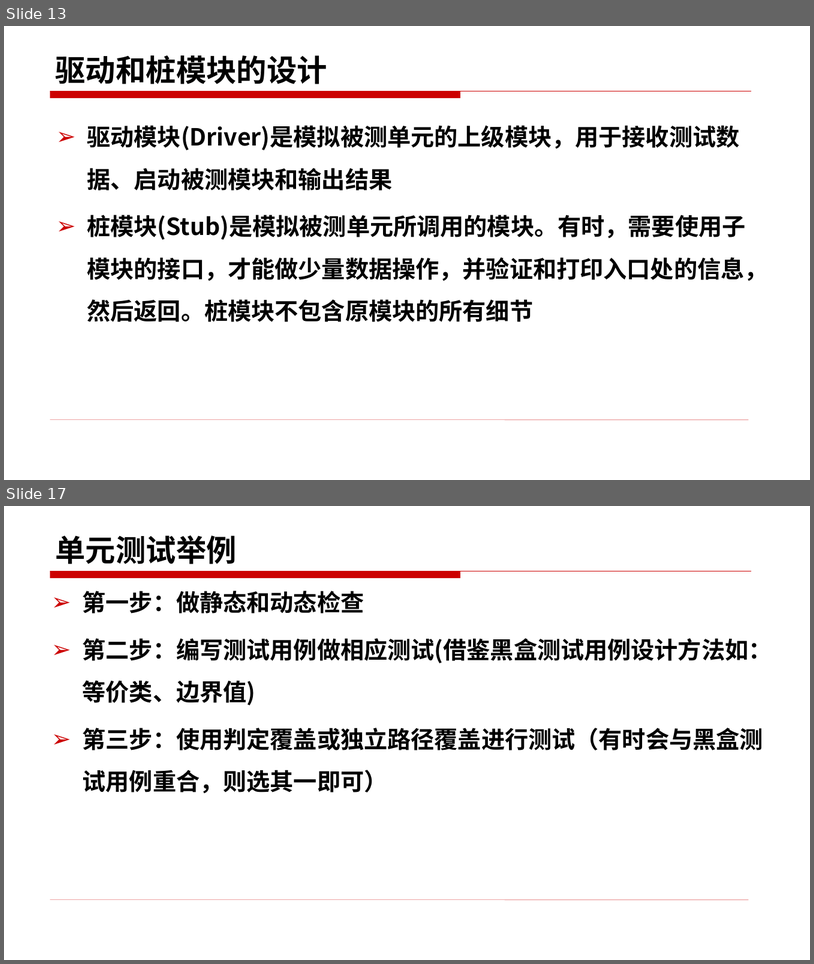
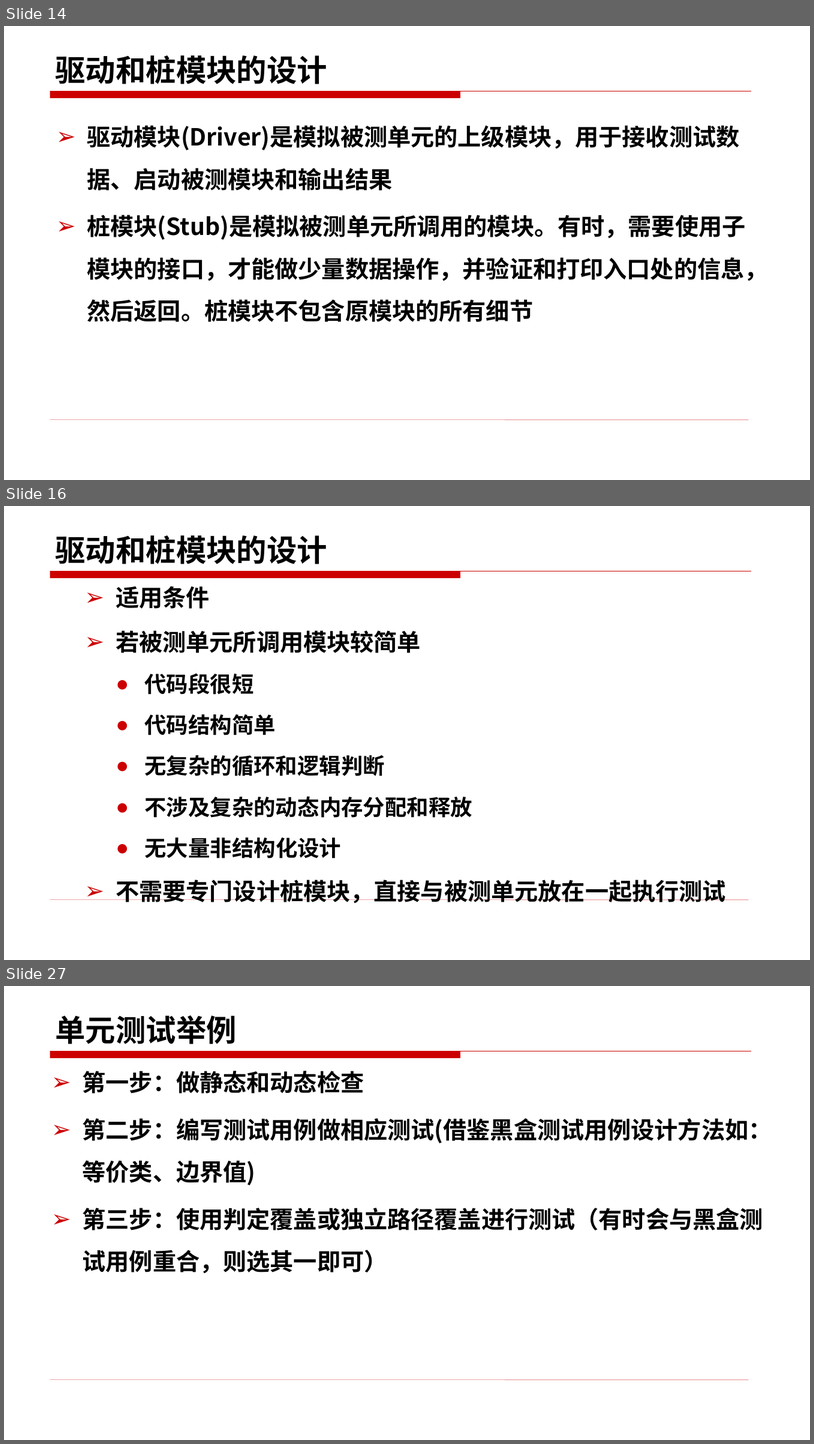
Before and after one commit to edu2act/course-foundation-software-tesing, a slide deck: materials/slides/7.pptx. Shown one above the other, each under a label of ours: slides 13 and 17 before the commit, slides 14, 16 and 27 after it; the slides between them are not shown. The pictures are 814x964 and 814x1444 pixels, drawn with LibreOffice and Linux fonts; fonts in the diff are those of the drawing. Boxes give left, top, right and bottom in pixels: in the first picture for what was removed or moved away, otherwise in the second. Text is boxed around its words. In the diff, an @@ line names an element or a change of style, - is before the commit and + after.

```diff
--- a/materials/slides/7.pptx
+++ b/materials/slides/7.pptx
@@ slide 16 added at bbox=[4, 506, 810, 960], background #FFFFFF; not listed: 2 template elements that a slide beside it also shows @@
@@ title added at bbox=[56, 535, 328, 564], 36 pt, text #000000, bold @@
+驱动和桩模块的设计
@@ text added at bbox=[116, 586, 726, 903], 26 pt, text #000000, bold @@
+➢ 适用条件
+➢ 若被测单元所调用模块较简单
+  ● 代码段很短
+  ● 代码结构简单
+  ● 无复杂的循环和逻辑判断
+  ● 不涉及复杂的动态内存分配和释放
+  ● 无大量非结构化设计
+➢ 不需要专门设计桩模块，直接与被测单元放在一起执行测试
@@ what was slide 13 is now slide 14 @@
@@ what was slide 17 is now slide 27 @@
```
Also in this commit, not shown: 9 slides changed, 10 other slides added, 1 slide removed, 4 other files.
